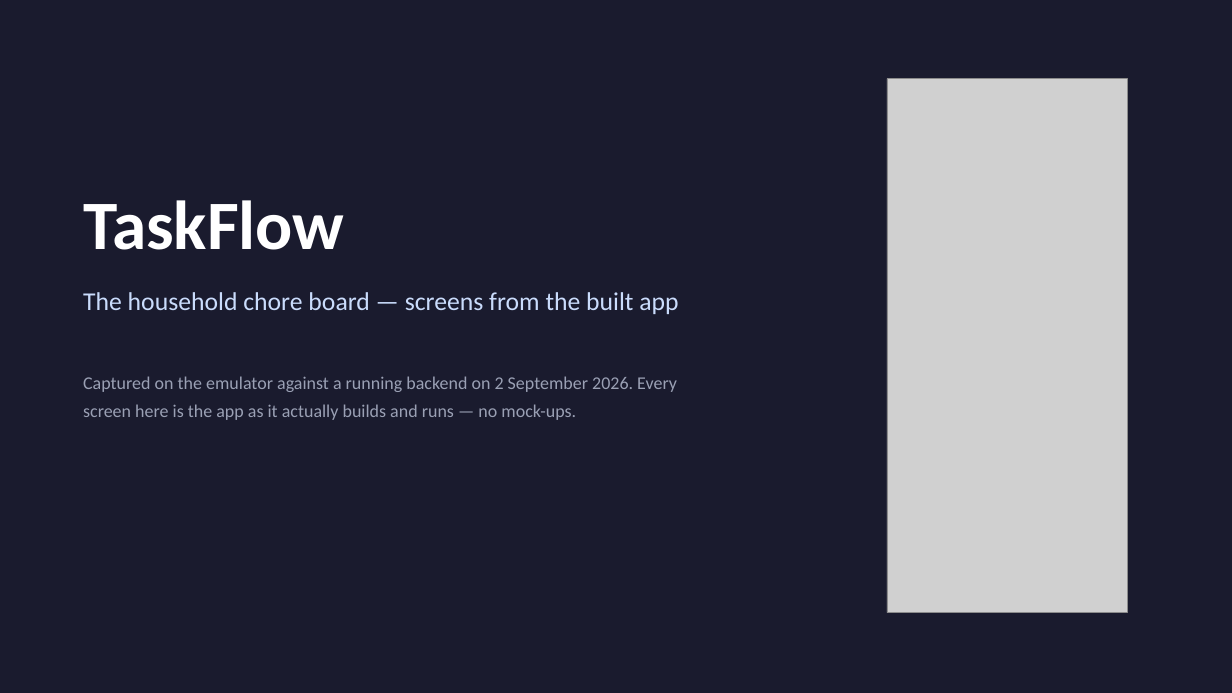
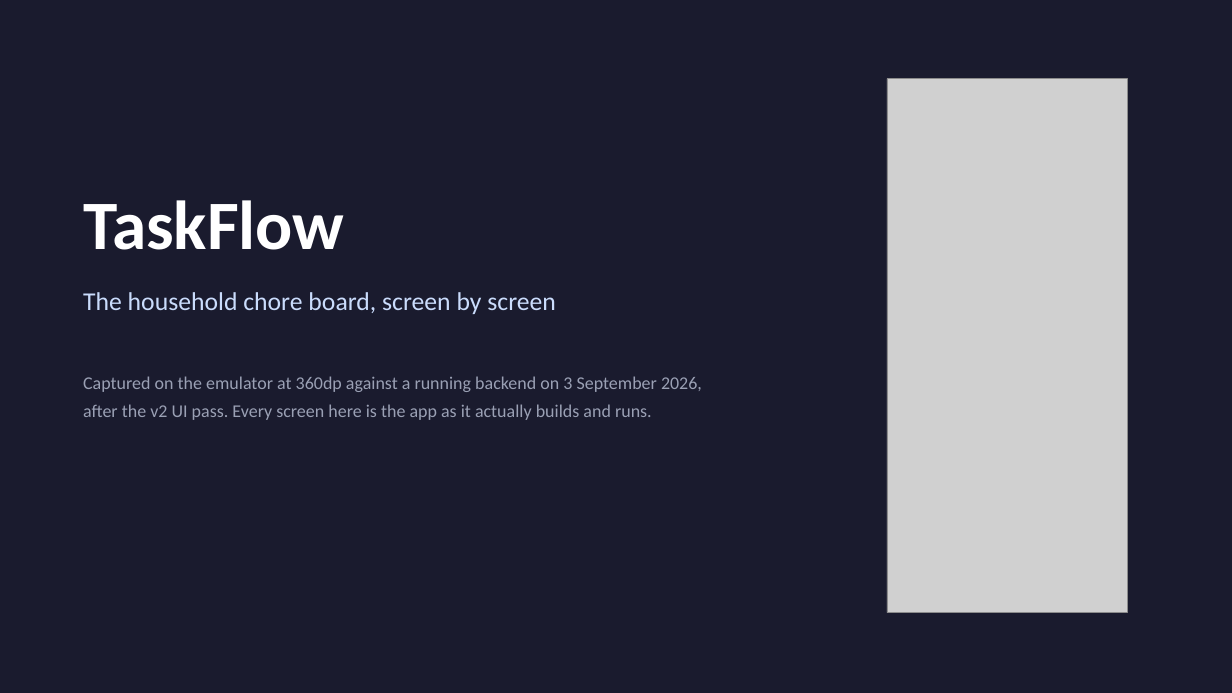
Before and after one commit to babakch76/taskflow, a slide deck: slide 1 of TaskFlow_Screens.pptx. Drawn at 1232x693 pixels with LibreOffice and Linux fonts; fonts in the diff are those of the drawing; grey boxes stand for pictures. Boxes give left, top, right and bottom in pixels: in the first picture for what was removed or moved away, otherwise in the second. Text is boxed around its words. In the diff, an @@ line names an element or a change of style, - is before the commit and + after.

```diff
--- a/TaskFlow_Screens.pptx
+++ b/TaskFlow_Screens.pptx
@@ text at box(83, 292, 556, 314): text changed @@
-The household chore board — screens from the built app
+The household chore board, screen by screen
@@ text at box(83, 376, 702, 420): text changed @@
-Captured on the emulator against a running backend on 2 September 2026. Every screen here is the app as it actually builds and runs — no mock-ups.
+Captured on the emulator at 360dp against a running backend on 3 September 2026, after the v2 UI pass. Every screen here is the app as it actually builds and runs.
```
Also in this commit, not shown: 4 other slides changed, 4 slides added, 34 other files.
